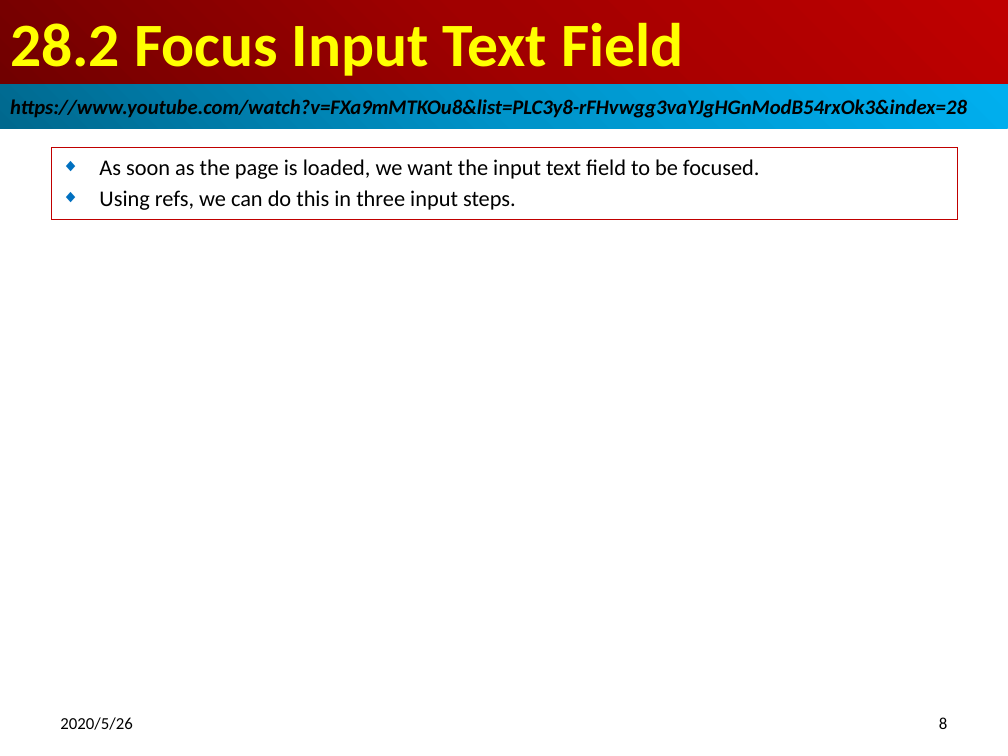
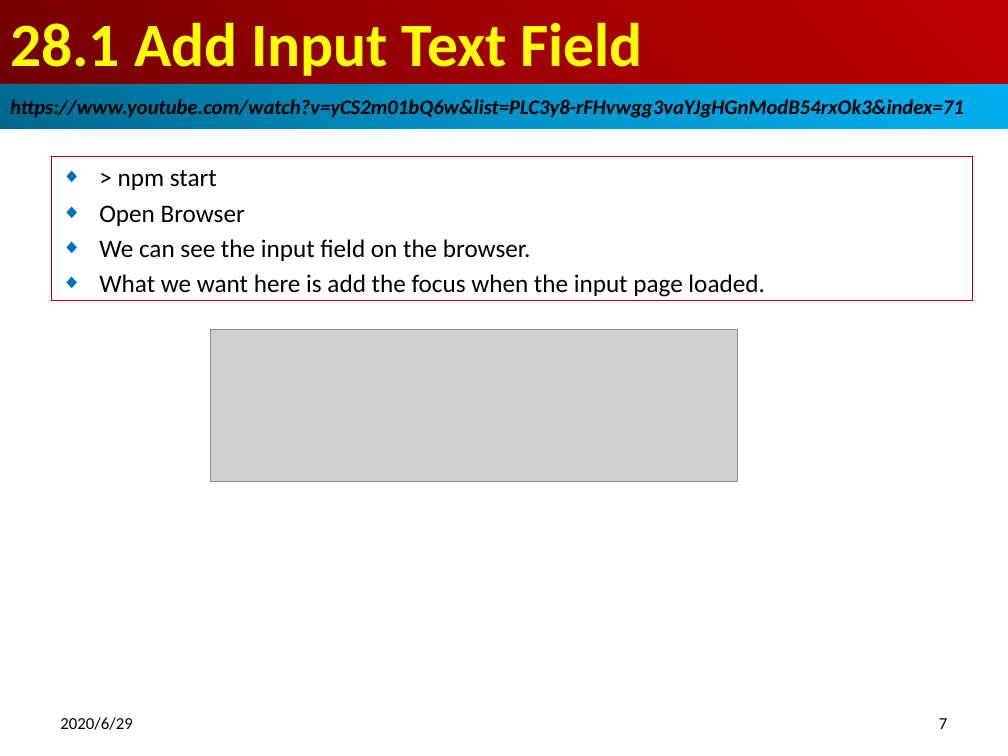
Before and after one commit to peterhchen/800-React-Hook, a slide deck: slide 7 of 28_Refs.pptx (slide 8 before the commit). Drawn at 1008x756 pixels with LibreOffice and Linux fonts; fonts in the diff are those of the drawing; grey boxes stand for pictures. Boxes give left, top, right and bottom in pixels: in the first picture for what was removed or moved away, otherwise in the second. Text is boxed around its words. In the diff, an @@ line names an element or a change of style, - is before the commit and + after.

```diff
--- a/28_Refs.pptx
+++ b/28_Refs.pptx
@@ title at (10, 22, 643, 76): text changed @@
-28.2 Focus Input Text Field
+28.1 Add Input Text Field
@@ text in rectangle at (10, 97, 964, 120): text changed @@
-https://www.youtube.com/watch?v=FXa9mMTKOu8&list=PLC3y8-rFHvwgg3vaYJgHGnModB54rxOk3&index=28
+https://www.youtube.com/watch?v=yCS2m01bQ6w&list=PLC3y8-rFHvwgg3vaYJgHGnModB54rxOk3&index=71
@@ subtitle removed at (51, 148, 958, 220) @@
-◆ As soon as the page is loaded, we want the input text field to be focused.
-◆ Using refs, we can do this in three input steps.
@@ subtitle added at (51, 156, 972, 300), outline #C00000 0.75 pt, 18 pt, text #000000 @@
+◆ > npm start
+◆ Open Browser
+◆ We can see the input field on the browser.
+◆ What we want here is add the focus when the input page loaded.
@@ picture added at (211, 330, 738, 482) @@
@@ text at (60, 717, 132, 730): text changed @@
-2020/5/26
+2020/6/29
@@ page number at (939, 718, 947, 729): text changed @@
-8
+7
```
Also in this commit, not shown: 15 other slides changed, 5 slides added, 6 slides removed.
